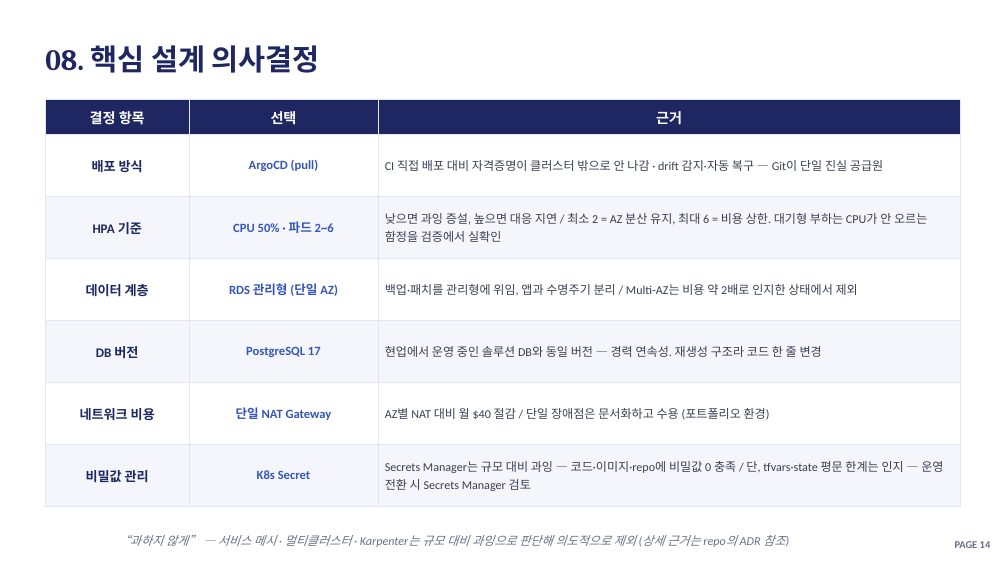
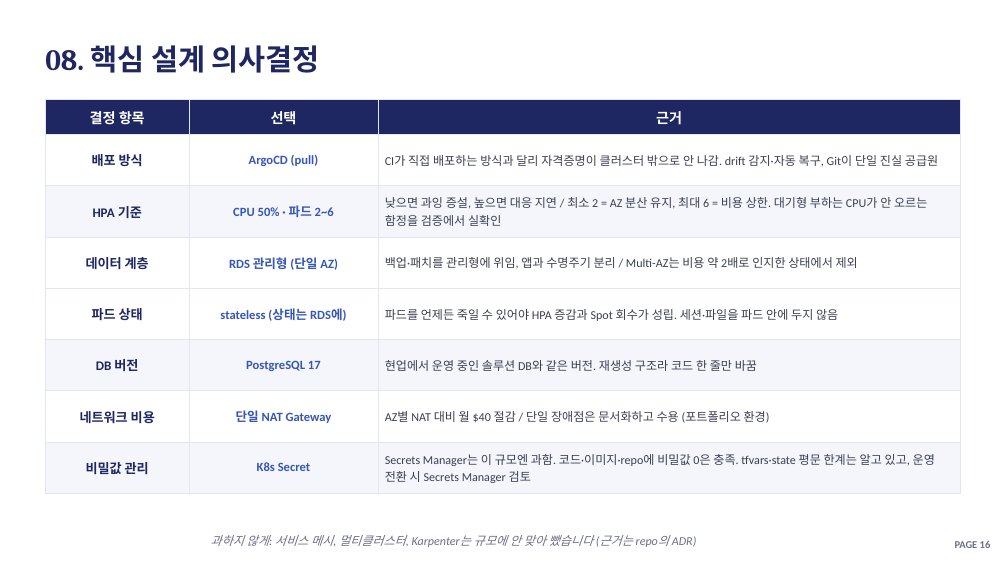
Before and after one commit to soc05272/eks-gitops-portfolio, a slide deck: slide 16 of docs/presentation.pptx. Drawn at 1008x567 pixels with LibreOffice and Linux fonts; fonts in the diff are those of the drawing. Boxes give left, top, right and bottom in pixels: in the first picture for what was removed or moved away, otherwise in the second. Text is boxed around its words. In the diff, an @@ line names an element or a change of style, - is before the commit and + after.

```diff
--- a/docs/presentation.pptx
+++ b/docs/presentation.pptx
@@ table at [45, 100, 960, 494] @@
-row 2, column 3: CI 직접 배포 대비 자격증명이 클러스터 밖으로 안 나감 · drift 감지·자동 복구 — Git이 단일 진실 공급원
+row 2, column 3: CI가 직접 배포하는 방식과 달리 자격증명이 클러스터 밖으로 안 나감. drift 감지·자동 복구, Git이 단일 진실 공급원
-row 5: DB 버전 | PostgreSQL 17 | 현업에서 운영 중인 솔루션 DB와 동일 버전 — 경력 연속성. 재생성 구조라 코드 한 줄 변경
+row 5: 파드 상태 | stateless (상태는 RDS에) | 파드를 언제든 죽일 수 있어야 HPA 증감과 Spot 회수가 성립. 세션·파일을 파드 안에 두지 않음
+row 6: DB 버전 | PostgreSQL 17 | 현업에서 운영 중인 솔루션 DB와 같은 버전. 재생성 구조라 코드 한 줄만 바꿈
-row 8, column 3: Secrets Manager는 규모 대비 과잉 — 코드·이미지·repo에 비밀값 0 충족 / 단, tfvars·state 평문 한계는 인지 — 운영 전환 시 Secrets Manager 검토
+row 8, column 3: Secrets Manager는 이 규모엔 과함. 코드·이미지·repo에 비밀값 0은 충족. tfvars·state 평문 한계는 알고 있고, 운영 전환 시 Secrets Manager 검토
@@ text at [211, 535, 697, 547]: text changed @@
-“과하지 않게” — 서비스 메시 · 멀티클러스터 · Karpenter는 규모 대비 과잉으로 판단해 의도적으로 제외 (상세 근거는 repo의 ADR 참조)
+과하지 않게: 서비스 메시, 멀티클러스터, Karpenter는 규모에 안 맞아 뺐습니다 (근거는 repo의 ADR)
```
Also in this commit, not shown: 18 other slides changed, 1 slide removed, 3 other files.
